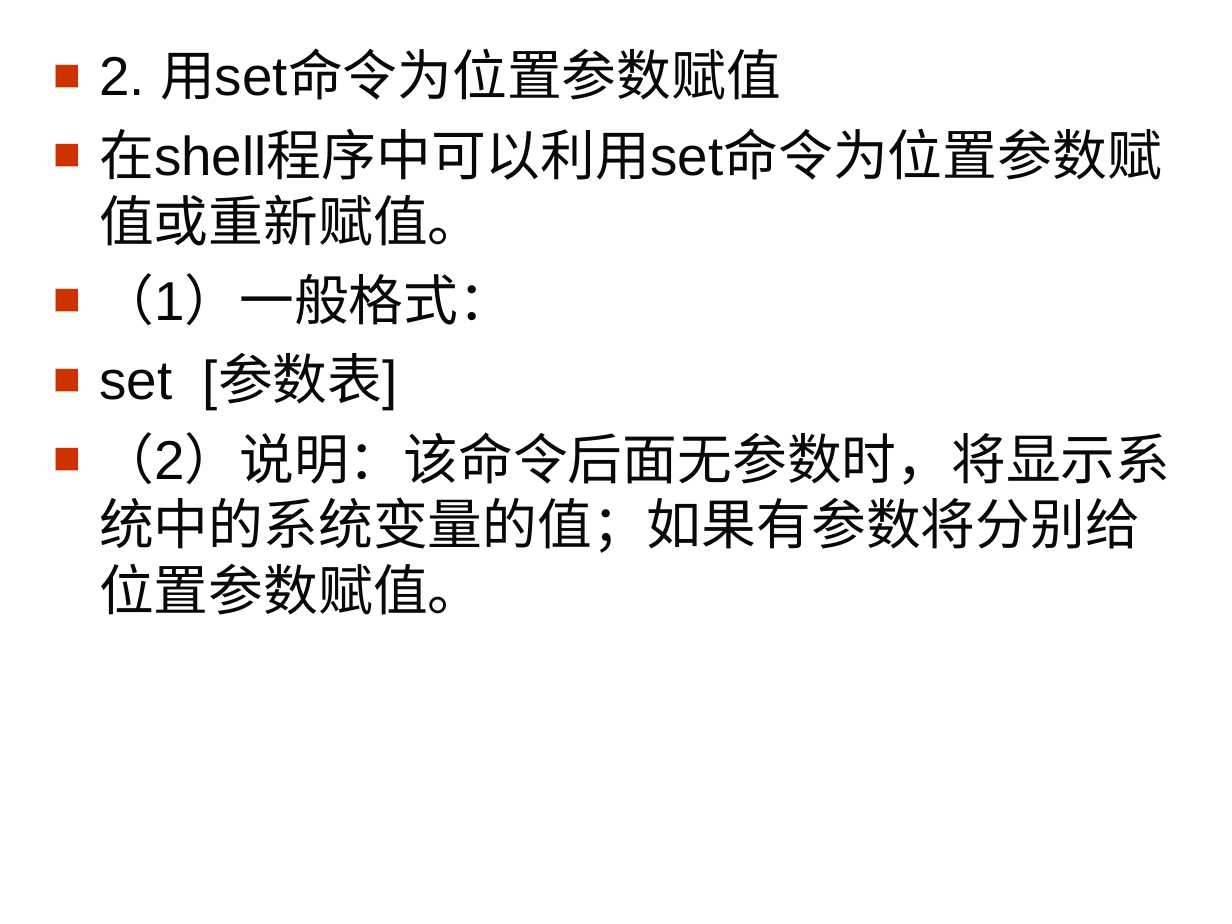
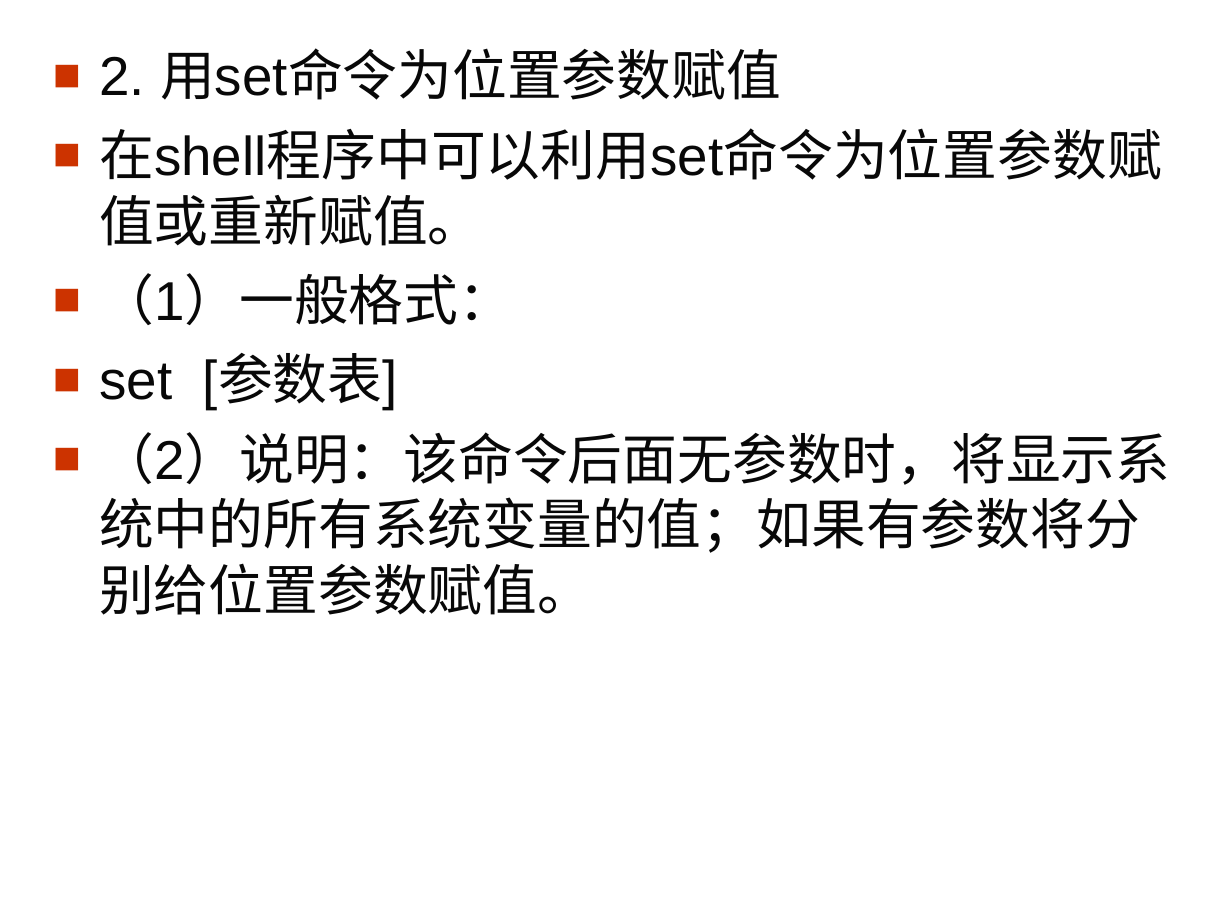
Before and after one commit to pingguocaihuiying/zhiliang729.github.io, a slide deck: slide 32 of shell/Shell_编程_教程.ppt (slide 31 before the commit). Drawn at 1232x924 pixels with LibreOffice and Linux fonts; fonts in the diff are those of the drawing; background and template pictures are left out. Boxes give left, top, right and bottom in pixels: in the first picture for what was removed or moved away, otherwise in the second. Text is boxed around its words. In the diff, an @@ line names an element or a change of style, - is before the commit and + after.

```diff
--- a/shell/Shell_编程_教程.ppt
+++ b/shell/Shell_编程_教程.ppt
@@ text at <box>99,432,1170,615</box>: text changed @@
-■ （2）说明：该命令后面无参数时，将显示系统中的系统变量的值；如果有参数将分别给位置参数赋值。
+■ （2）说明：该命令后面无参数时，将显示系统中的所有系统变量的值；如果有参数将分别给位置参数赋值。
```
Also in this commit, not shown: 5 other slides changed, 3 slides added, 3 other files.
